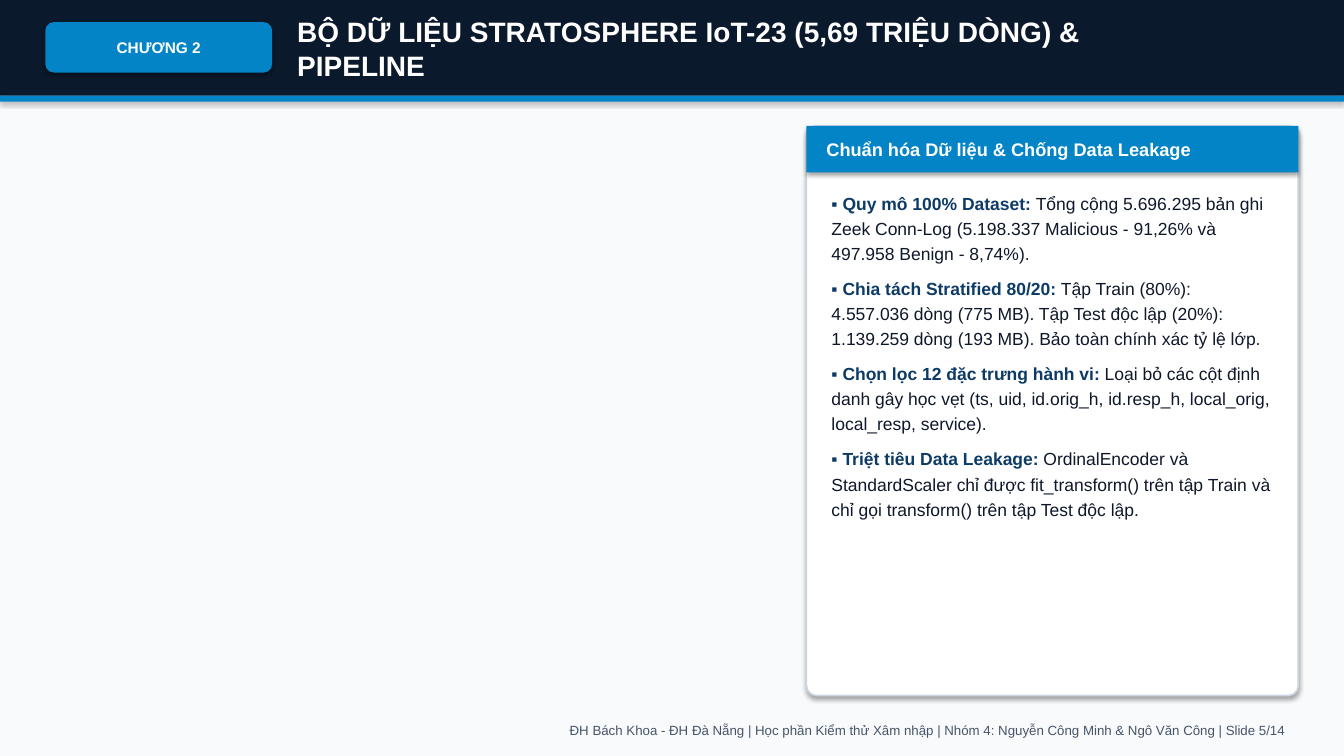
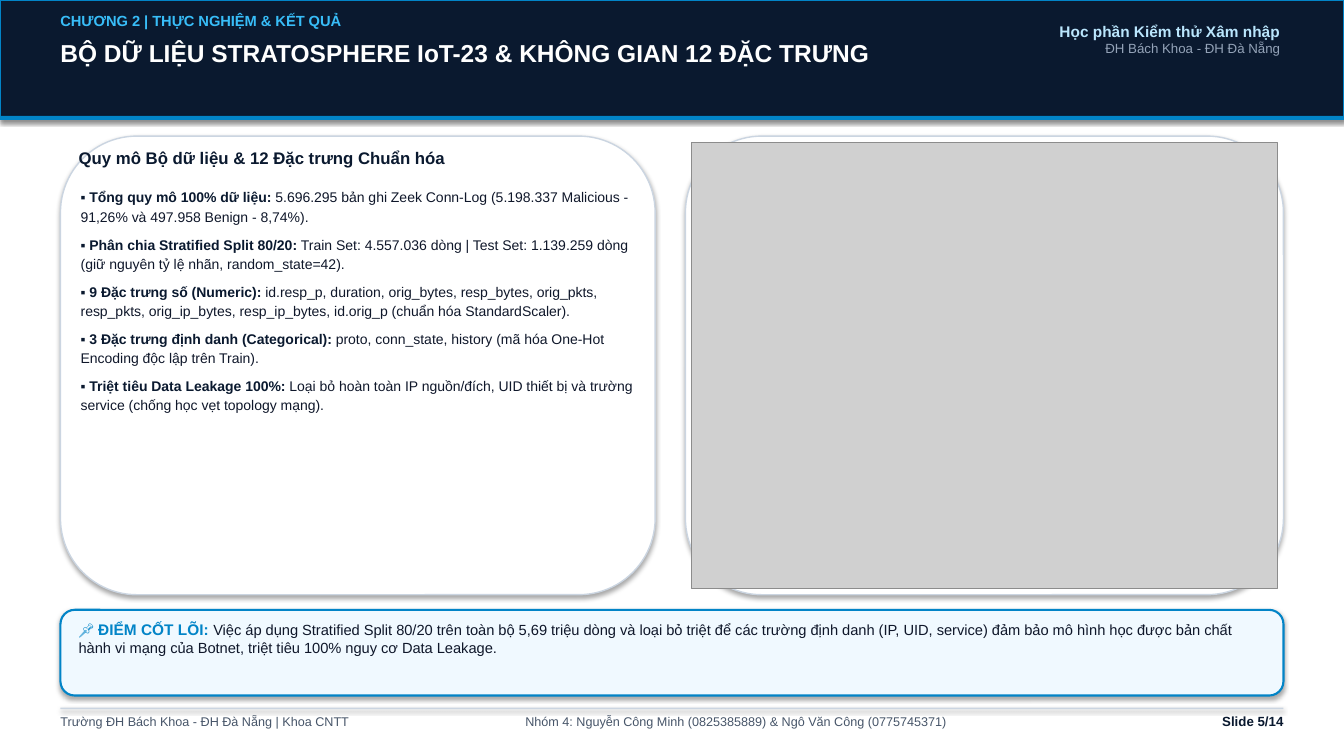
Before and after one commit to vcongggggg/iot-botnet-detection-ml, a slide deck: slide 5 of Slide_Thuyet_Trinh_IoT_Botnet_ML_Nhom4.pptx. Drawn at 1344x756 pixels with LibreOffice and Linux fonts; fonts in the diff are those of the drawing; grey boxes stand for pictures. Boxes give left, top, right and bottom in pixels: in the first picture for what was removed or moved away, otherwise in the second. Text is boxed around its words. In the diff, an @@ line names an element or a change of style, - is before the commit and + after.

Commit message:
refactor(delivery): complete overhaul of IoT NIDS pipeline, real ROC/AUC, 16 300-DPI figures, Word report, and 16:9 slides

```diff
--- a/Slide_Thuyet_Trinh_IoT_Botnet_ML_Nhom4.pptx
+++ b/Slide_Thuyet_Trinh_IoT_Botnet_ML_Nhom4.pptx
@@ background #F8FAFC to #FFFFFF @@
@@ rectangle: place and size @@
-rectangle at <box>0,0,1344,96</box>
+rectangle at <box>0,0,1344,119</box>
@@ rectangle at <box>0,0,1344,119</box>: fill #0B192C to #0A192F; outline none to #0284C7 1.5 pt @@
@@ text at <box>60,14,341,29</box>: text changed; size 11 to 10.5 pt; text colour #FFFFFF to #38BDF8 @@
-CHƯƠNG 2
+CHƯƠNG 2 | THỰC NGHIỆM & KẾT QUẢ
@@ text "CHƯƠNG 2 | THỰC NGHIỆM ...": place and size @@
-text "CHƯƠNG 2 | THỰC NGHIỆM ..." at <box>45,22,272,73</box>
+text "CHƯƠNG 2 | THỰC NGHIỆM ..." at <box>60,14,341,29</box>
@@ text "CHƯƠNG 2 | THỰC NGHIỆM ..." at <box>60,14,341,29</box>: vertical alignment middle to top; fill #0284C7 to none; shadow off @@
@@ text at <box>1059,25,1280,56</box>: text changed; size 9.5 to 11 pt; text colour #475569 to #BAE6FD; bold on @@
-ĐH Bách Khoa - ĐH Đà Nẵng | Học phần Kiểm thử Xâm nhập | Nhóm 4: Nguyễn Công Minh & Ngô Văn Công | Slide 5/14
+Học phần Kiểm thử Xâm nhập
+ĐH Bách Khoa - ĐH Đà Nẵng
@@ text at <box>60,43,869,67</box>: text changed; size 20 to 17.5 pt @@
-BỘ DỮ LIỆU STRATOSPHERE IoT-23 (5,69 TRIỆU DÒNG) & PIPELINE
+BỘ DỮ LIỆU STRATOSPHERE IoT-23 & KHÔNG GIAN 12 ĐẶC TRƯNG
@@ text "BỘ DỮ LIỆU STRATOSPHERE IoT-23 ..." at <box>60,43,869,67</box>: vertical alignment middle to top @@
@@ rectangle: place and size @@
-rectangle at <box>0,96,1344,102</box>
+rectangle at <box>0,116,1344,120</box>
@@ rounded rectangle added at <box>60,136,655,595</box>, fill #FFFFFF, outline #CBD5E1 1 pt @@
@@ rounded rectangle: place and size @@
-rounded rectangle at <box>807,126,1299,696</box>
+rounded rectangle at <box>686,136,1284,595</box>
@@ rounded rectangle at <box>686,136,1284,595</box>: outline #CBD5E1 1.2 pt to #CBD5E1 1 pt; proportions changed @@
@@ picture added at <box>692,142,1277,589</box> @@
@@ rectangle removed at <box>807,126,1299,172</box> @@
-Chuẩn hóa Dữ liệu & Chống Data Leakage
@@ text added at <box>79,151,445,168</box>, 12 pt, text #0A192F, bold @@
+Quy mô Bộ dữ liệu & 12 Đặc trưng Chuẩn hóa
@@ text added at <box>81,191,633,413</box>, 10 pt, text #0F172A @@
+▪ Tổng quy mô 100% dữ liệu: 5.696.295 bản ghi Zeek Conn-Log (5.198.337 Malicious - 91,26% và 497.958 Benign - 8,74%).
+▪ Phân chia Stratified Split 80/20: Train Set: 4.557.036 dòng | Test Set: 1.139.259 dòng (giữ nguyên tỷ lệ nhãn, random_state=42).
+▪ 9 Đặc trưng số (Numeric): id.resp_p, duration, orig_bytes, resp_bytes, orig_pkts, resp_pkts, orig_ip_bytes, resp_ip_bytes, id.orig_p (chuẩn hóa StandardScaler).
+▪ 3 Đặc trưng định danh (Categorical): proto, conn_state, history (mã hóa One-Hot Encoding độc lập trên Train).
+▪ Triệt tiêu Data Leakage 100%: Loại bỏ hoàn toàn IP nguồn/đích, UID thiết bị và trường service (chống học vẹt topology mạng).
@@ text removed at <box>831,196,1270,520</box> @@
-▪ Quy mô 100% Dataset: Tổng cộng 5.696.295 bản ghi Zeek Conn-Log (5.198.337 Malicious - 91,26% và 497.958 Benign - 8,74%).
-▪ Chia tách Stratified 80/20: Tập Train (80%): 4.557.036 dòng (775 MB). Tập Test độc lập (20%): 1.139.259 dòng (193 MB). Bảo toàn chính xác tỷ lệ lớp.
-▪ Chọn lọc 12 đặc trưng hành vi: Loại bỏ các cột định danh gây học vẹt (ts, uid, id.orig_h, id.resp_h, local_orig, local_resp, service).
-▪ Triệt tiêu Data Leakage: OrdinalEncoder và StandardScaler chỉ được fit_transform() trên tập Train và chỉ gọi transform() trên tập Test độc lập.
@@ rounded rectangle added at <box>60,610,1284,696</box>, fill #F0F9FF, outline #0284C7 1.5 pt @@
@@ text added at <box>79,622,1232,656</box>, 10.5 pt, text #0F172A @@
+📌 ĐIỂM CỐT LÕI: Việc áp dụng Stratified Split 80/20 trên toàn bộ 5,69 triệu dòng và loại bỏ triệt để các trường định danh (IP, UID, service) đảm bảo mô hình học được bản chất hành vi mạng của Botnet, triệt tiêu 100% nguy cơ Data Leakage.
@@ rectangle added at <box>60,708,1284,709</box>, fill #CBD5E1 @@
@@ text added at <box>60,716,349,729</box>, 9 pt, text #475569 @@
+Trường ĐH Bách Khoa - ĐH Đà Nẵng | Khoa CNTT
@@ text added at <box>525,716,946,729</box>, 9 pt, text #475569 @@
+Nhóm 4: Nguyễn Công Minh (0825385889) & Ngô Văn Công (0775745371)
@@ text added at <box>1222,716,1284,727</box>, 9.5 pt, text #0A192F, bold @@
+Slide 5/14
```
Also in this commit, not shown: 8 other slides changed, 5 slides added, 5 slides removed, 28 other files.
